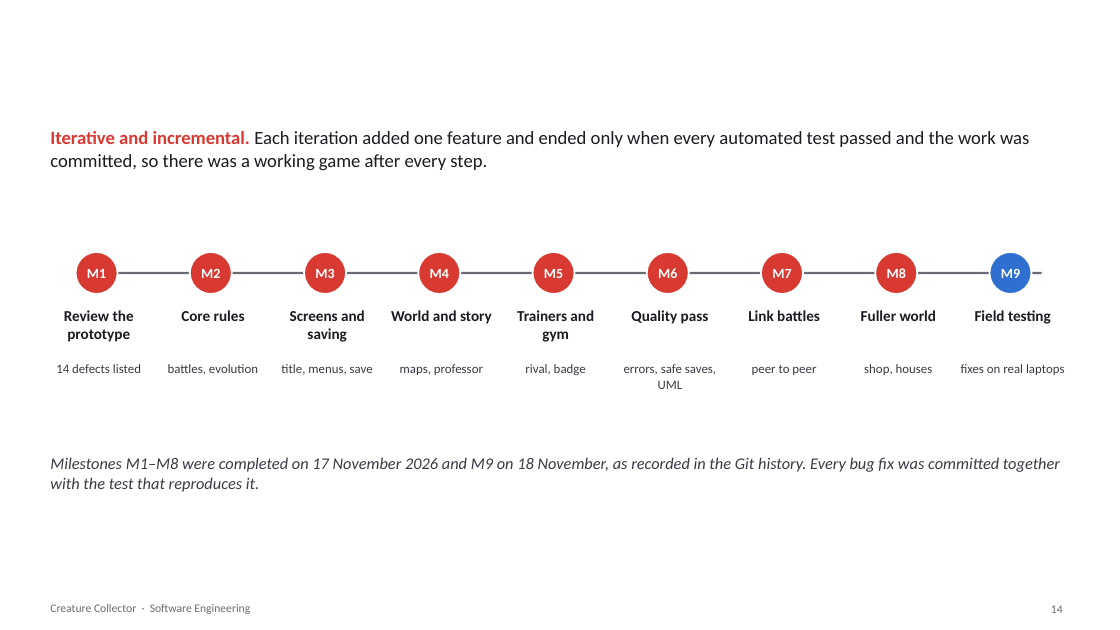
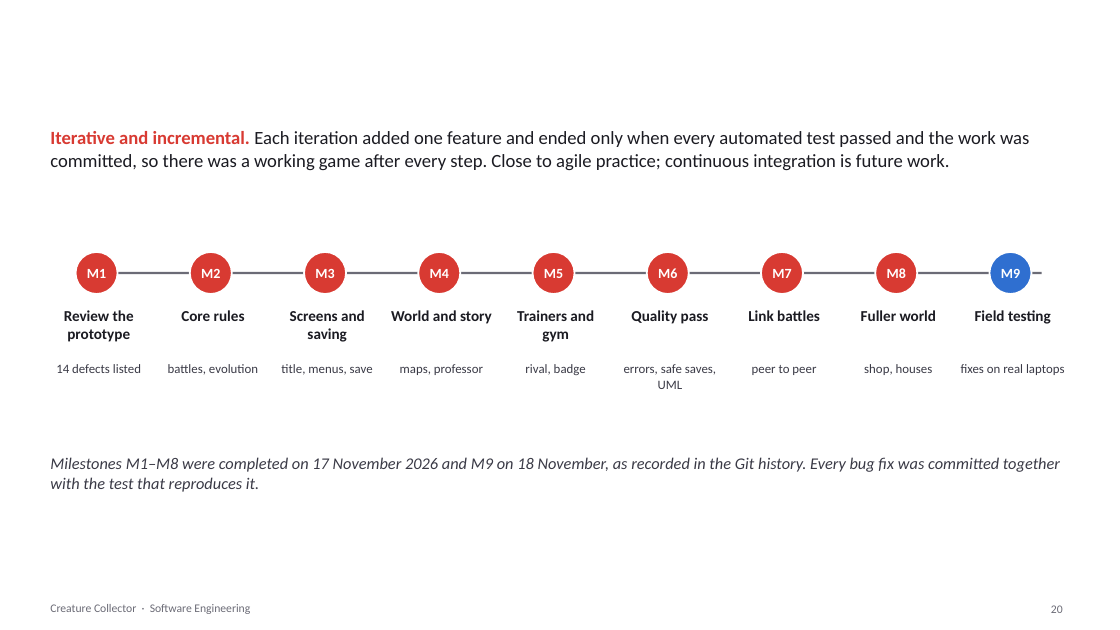
Before and after one commit to psdoom14/creature-collector, a slide deck: slide 20 of docs/se/CreatureCollector-SE.pptx (slide 14 before the commit). Drawn at 1120x630 pixels with LibreOffice and Linux fonts; fonts in the diff are those of the drawing; background and template pictures are left out. Boxes give left, top, right and bottom in pixels: in the first picture for what was removed or moved away, otherwise in the second. Text is boxed around its words. In the diff, an @@ line names an element or a change of style, - is before the commit and + after.

```diff
--- a/docs/se/CreatureCollector-SE.pptx
+++ b/docs/se/CreatureCollector-SE.pptx
@@ text at [50,131,1029,170]: text changed @@
-Iterative and incremental. Each iteration added one feature and ended only when every automated test passed and the work was committed, so there was a working game after every step.
+Iterative and incremental. Each iteration added one feature and ended only when every automated test passed and the work was committed, so there was a working game after every step. Close to agile practice; continuous integration is future work.
@@ page number at [1051,605,1063,613]: text changed @@
-14
+20
```
Also in this commit, not shown: 1 other slide changed, 10 slides added, 3 other files.
